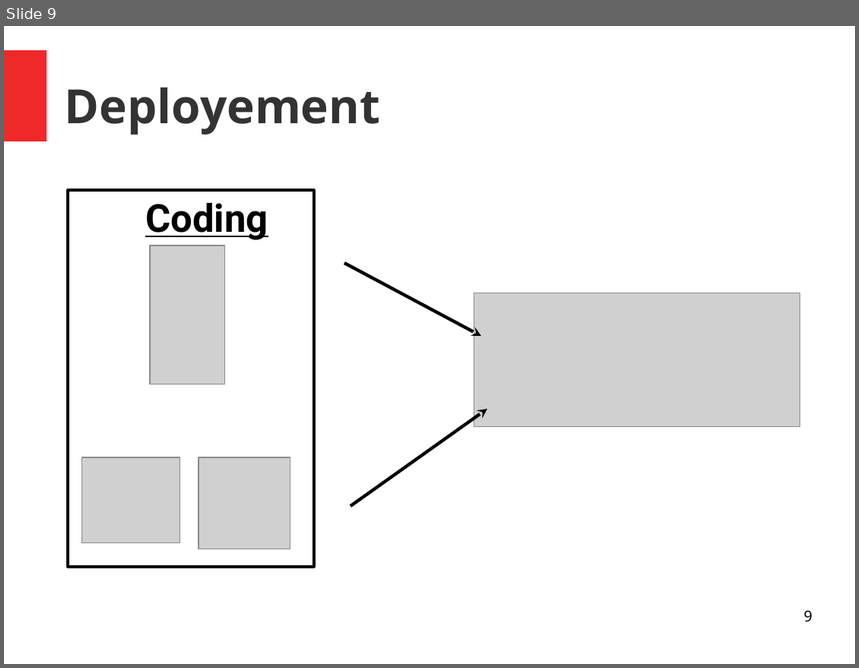
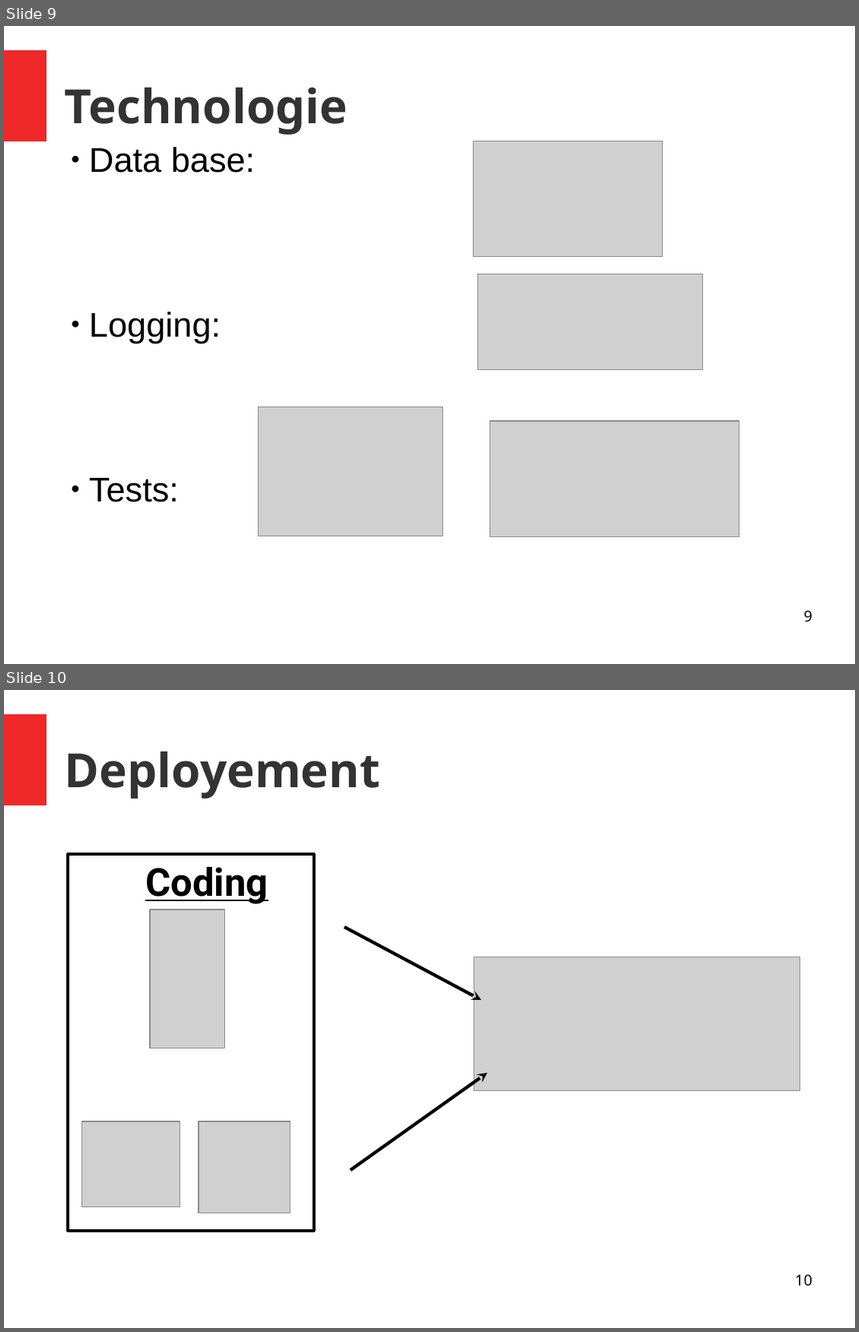
Before and after one commit to unige-pinfo-2019/PInfo3, a slide deck: Docs/Presentations/pres2.odp. Shown one above the other, each under a label of ours: slide 9 before the commit, slides 9 and 10 after it. The pictures are 859x668 and 859x1332 pixels, drawn with LibreOffice and Linux fonts; fonts in the diff are those of the drawing; grey boxes stand for pictures. Boxes give left, top, right and bottom in pixels: in the first picture for what was removed or moved away, otherwise in the second. Text is boxed around its words. In the diff, an @@ line names an element or a change of style, - is before the commit and + after.

```diff
--- a/Docs/Presentations/pres2.odp
+++ b/Docs/Presentations/pres2.odp
@@ slide 9 added at box(4, 26, 855, 664), background #FFFFFF; not listed: 1 template element that a slide beside it also shows @@
@@ title added at box(65, 88, 348, 135), 44 pt, text #333333, bold @@
+Technologie
@@ text added at box(89, 147, 255, 503), 32 pt, text #000000 @@
+● Data base:
+● Logging:
+● Tests:
@@ picture added at box(473, 142, 663, 258) @@
@@ picture added at box(478, 274, 703, 370) @@
@@ picture added at box(258, 408, 443, 537) @@
@@ picture added at box(490, 421, 740, 537) @@
@@ page number added at box(804, 610, 813, 623), 14 pt, text #000000 @@
+9
@@ what was slide 9 is now slide 10 @@
@@ page number at box(795, 1274, 813, 1286): text changed @@
-9
+10
```
Also in this commit, not shown: 2 slides changed, 1 other file.
